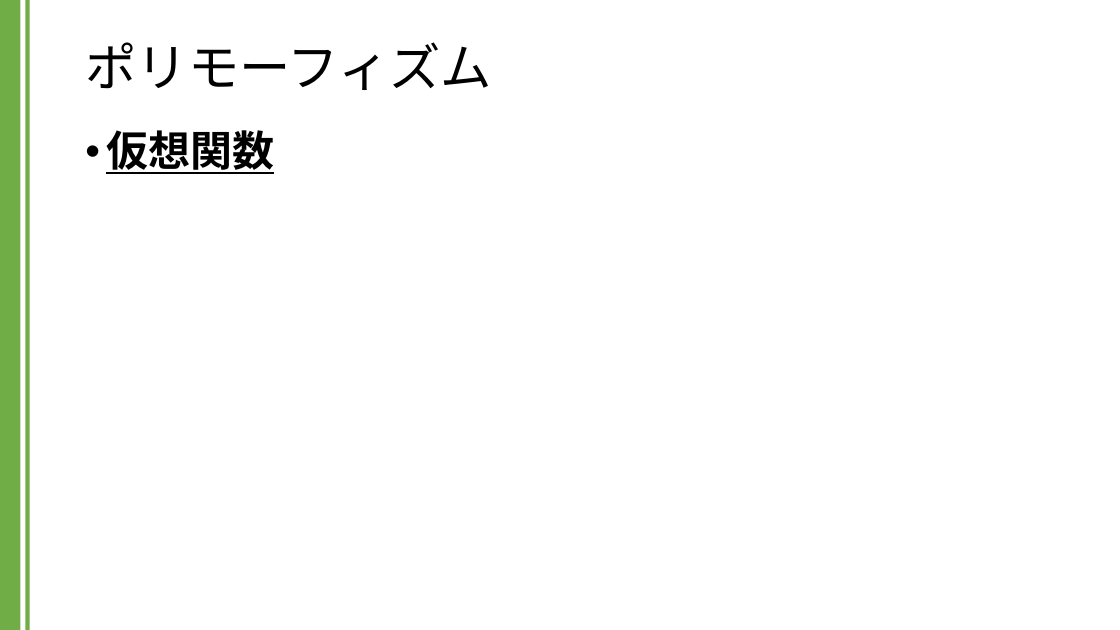
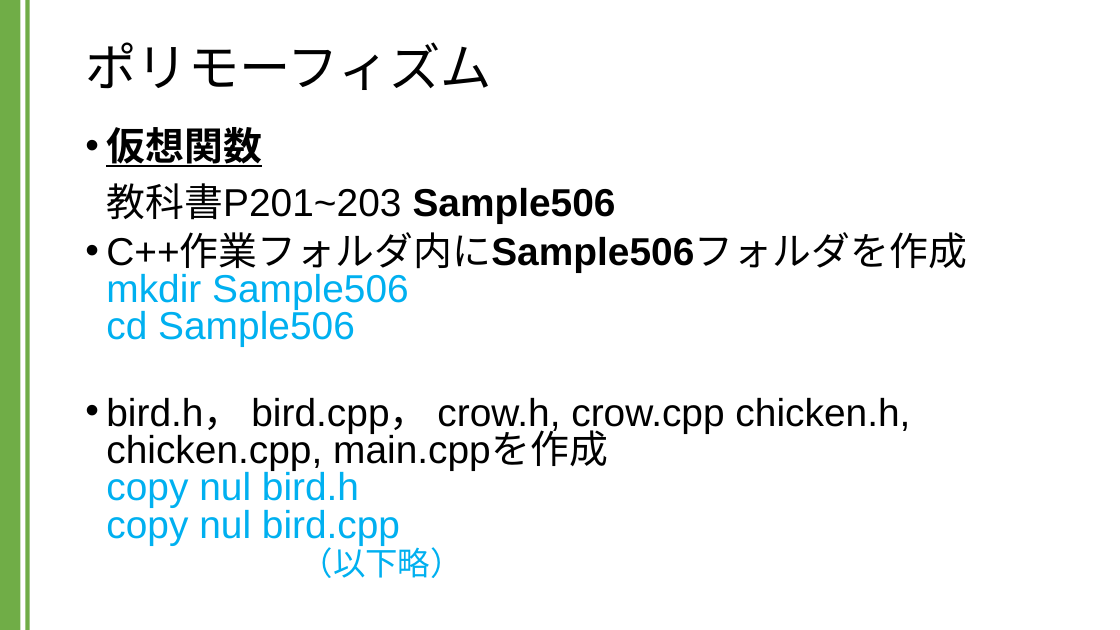
Before and after one commit to kic-murata/cpp2024, a slide deck: slide 32 of 授業資料/講義資料：継承とポリモーフィズム.pptx. Drawn at 1120x630 pixels with LibreOffice and Linux fonts; fonts in the diff are those of the drawing. Boxes give left, top, right and bottom in pixels: in the first picture for what was removed or moved away, otherwise in the second. Text is boxed around its words. In the diff, an @@ line names an element or a change of style, - is before the commit and + after.

```diff
--- a/授業資料/講義資料：継承とポリモーフィズム.pptx
+++ b/授業資料/講義資料：継承とポリモーフィズム.pptx
@@ text at [106,127,966,578]: text changed; size 36 to 33.3 pt; bold off @@
-• 仮想関数
+• 仮想関数
+  教科書P201~203 Sample506
+• C++作業フォルダ内にSample506フォルダを作成
+  mkdir Sample506
+  cd Sample506
+• bird.h， bird.cpp， crow.h, crow.cpp chicken.h, chicken.cpp, main.cppを作成
+  copy nul bird.h
+  copy nul bird.cpp
+  （以下略）
```
Also in this commit, not shown: 1 other slide changed, 4 slides added.
